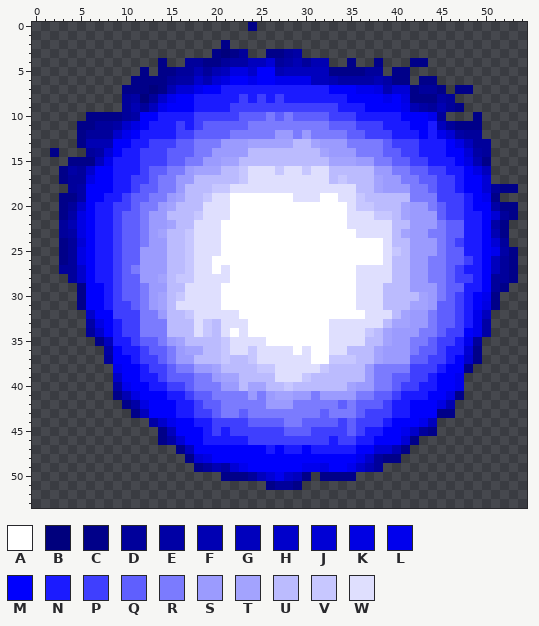
Pixel-art sprite: sprites/bfs1a0.png. Above, as it was before the edit.
The file is 58x56 pixels. Colours within 5 levels of each other are drawn and written as one. The old version is drawn lined up with the new one, on the new canvas.
Palette (. is transparent): A #ffffff  B #00007d  C #000089  D #00009b  E #0000a5  F #0000b3  G #0000bd  H #0000cb  J #0000d5  K #0000e3  L #0000ed  M #0000fd  N #1b1bff  P #3f3ffe  Q #5f5ffe  R #7b7bfe  S #9b9bfe  T #a3a3fe  U #bbbbfe  V #c7c7ff  W #dfdffe
Pixels before (only the part around the change), first column x 0:
 0 ........................C..............................
 1 .......................................................
 2 .....................C.................................
 3 ....................CBCD..CCDE.........................
 4 ..............C..DDCCDEEGGJDEFDFF..C..C...CC...........
 5 ............C.CCDDFDFGKKHMMFGGGGGCCCCDD.CC.............
 6 ...........CCCCDEEHFJKMMLMMLLLLGGFEEEEFECC.CC..........
 7 ..........CCCBCFJJLMMNNNNNNNNNNNNMMMLLKFJJCDDC.CC......
 8 ..........DEBDHLMMNNNNNPNPNPNNNNNNNMMMMLMKCCCED........
 9 ..........DFDGLMMMNNNNPPPPPPPPPPPPNNNMMMMLFEDFDC.......
10 ......CCCCDEMMNNNNPPPPPQQQRQRQQQQPPPNNNNNMMMLD...C.....
11 .....CCDDEHKMNNNPNPQQQQQRRRRRRRRRQQQPPPNNNMMNGDCCC.....
12 .....CDDDHLMNNNNPPQQQQRRRRRSSRSRRRRQQPPPNNNMNLJEDD.....
13 .....CFFFMMNNPPPQQRRRSSSTTTTTUUTSSSRRRRQPPPNNNMKGDD....
14 ..C...DEJMNNPPPQQQRRSSSSUUUUUUUUTSSSRRRQQPPNNNMMJED....
15 ....CCCGLNNNPPPQQRRSSTTUUUUUUUUUUTTTSSRRQQPPNNNMKFC....
16 ...CEDHMMNNNPQQRRSTTTUUVWWWVWWVWWUUUUUSSRRQQPPNNMKG....
17 ...CDDKMMNNPPQRRSSUUUUUVWWWWWWWWWUVUUUTSSRRQQPPNMMJ....
18 ....DEMMMNNPQQRRSUUUVVWWWWWWWWWWWWWWUUTSSSRRQPPNMMJDCC.
19 ...CCEMMNNPQQRRSTUUVWWAAAAAAAWWWAAWWVUUUUURRRPPPNMLC...
20 ...CDHMNNPPQRRSTUUUWWWAAAAAAAAAAAAAWVVUUUTSSRQPPNMMECC.
21 ...CEKMNNPQQRSSUUUVWWWAAAAAAAAAAAAAWWWVVUTSSSQPPNNMJDC.
22 ...DFKMNNPQQRSSTUUWWWAAAAAAAAAAAAAAWWWWWUUSSSRQQNNMEC..
23 ...DEKMNNPQQRSTUUVWWWAAAAAAAAAAAAAAAWWWWUTSSRRQQNNMFC..
24 ...CDJMNNPQQRSSUUVWWWAAAAAAAAAAAAAAAAAAWUUSSSRQPNNMJD..
25 ...CDKMNNPQQSSSUUVWWWAAAAAAAAAAAAAAAAAAWVUSSSRQQNNMLEC.
26 ...CDKMNNPQQSSSUUVWWAAAAAAAAAAAAAAAAAAAWUUSSRRQQPNMGDC.
27 ...DDHMNNPQRSSSUUVWWAWAAAAAAAAAAAAAAWWWWUUSSRRQPNNMGDC.
28 ....DHMNNPQQSSTUVVWWWWAAAAAAAAAAAAAAWWWWUUSSRRQPPNMDDC.
29 .....CMMNPQQRSSUUWWWWAAAAAAAAAAAAAAAWWWUUUSSSRQQNNMDC..
30 .....CMMNPQQRSTUVWWWWAAAAAAAAAAAAAAAWWWUUUUTSRQPNMLC...
31 .....CMMNPPQRSTUWWWWWAAAAAAAAAAAAAAAWWWUUUTTSQQPNMKC...
32 ......HMMPPPRRSUUVWWWWWAAAAAAAAAAAAAAWWWUTSSRQQPNLG....
33 ......EKMNPPRRRUUUWVUWWWAAAAAAAAAWWWWWWUTTSSRQQPNLE....
34 ......DHMNPPRRRUUUWVUWAWAAAAAAAAAWWWWVUTSSSRRQPPMLE....
35 .......CGNNPQQRSTUUUUVWWWWAAAAAAAWWWWUUTSSRRQPPNLD.....
36 ........EMNNPQQRSTTUUVWWVWWWWAWAAWWUUUTSSSRQQPNNJC.....
37 ........DMMNPPQRSSUUUVUUVWWWWWWAAVVVUUTSSSQQPPNMHC.....
38 .........LMMNPPQRRSSTUUUUVVWWWWWVUUUUSRRRRPPPNMMC......
39 .........HMMNNPQQQRRSTTUUUUWWWVUUUUUUSRRQQPPNMML.......
40 .........ELMMNNPPQRRRSSUTTUUVUUUUUUTSSRRQPPNNMML.......
41 .........CFKMMMNNPQQRRRRSRSTTSSRSSSSRRQQPNNNMMKC.......
42 ..........CEKMMMNNPQQRRRRRSSSRRRRRQRQQQPNNMMMKF........
43 ...........CGMMMNNPPQRRQRRRRRRRRQRRRQPPPNNMMMCC........
44 .............EHLMMNNPPPPQQQQRRQQQQPQPPPNMMMLG..........
45 ..............CGMMMNPNPPPPPPQQQPPPPQPNNMMLHDC..........
46 ..............CEJMMNNNNNPPPPPPPPPNPPNNMMMJC............
47 ................CGMMMMMMMMNMNNMNNNNNMMJJFC.............
48 .................CJKMMMMMMMMMMMMMMMMLHDCC..............
49 ..................CDFEJLMMMMMMLLKMMLHFD................
50 .....................CCCDGJLHGC.CCCC...................
51 ..........................CDDC.........................
52 .......................................................
53 .......................................................
The same view after the edit:
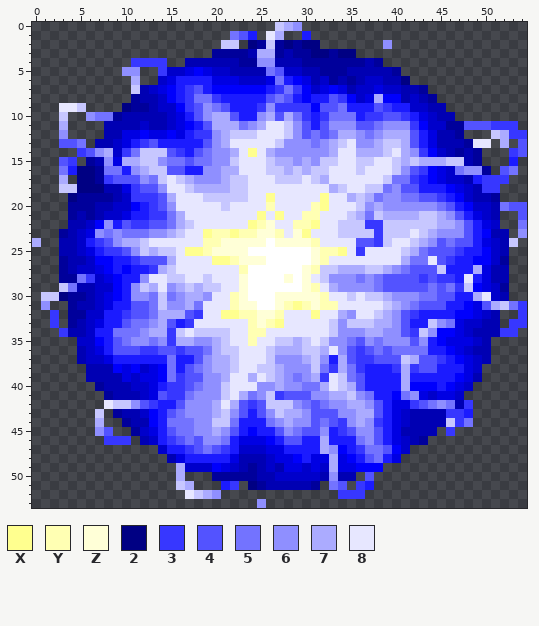
Colours new in this view: X #ffff8f  Y #ffffb3  Z #ffffd7  2 #000083  3 #3737ff  4 #5353ff  5 #7373ff  6 #8f8fff  7 #ababff  8 #e7e7ff
The exact change:
canvas 58x56 -> 55x54, the old top-left corner now at -1,-2 (the part of the old canvas that was cut away was empty and is not shown)
Changed rows in their new state; - is an unchanged pixel.
first column x 0:
 0 ------------------------.--V76-------------------------
 1 ----------------------54N-87--N------------------------
 2 ---------------------VV-2DVD2D22-------6---------------
 3 --------------------DDD-F77DFDD22D22-------------------
 4 -----------3333--FFFFFFDD66FF--DDDDDDFD---..-----------
 5 ----------66.-3HHKMKHHFFFF54HHFFDDDFFFFFD.-------------
 6 -----------7..HKNNNNK-KHHHK5NMKFHDFDFHHFF2-..----------
 7 ----------.VFHKMN34N-MMMMM-353MHK-KFHH-HHFF-..-..------
 8 ----------.DFF-MN3553--N-N454-M--43-HK7M-FHFD..--------
 9 ---88V----2D-FHH-34654NNN363333M445--N43NNHHF-..-------
10 ---V--655DFFFFFHK-46774NN674753N3555-33443NKHFF--.-----
11 ---7-...FFFFHFFHKMN477756788V64N46664456663-HH-D444333-
12 ---6-...FFKKMKKMKN3367VVV888V64545776567774NKFFD..-V733
13 ---445.--HK-34NNNNN46788888V666567V8667VV74-KFFFD88-7-4
14 --.--3467H35VVV43N456678X87666666788777V8763MHFDFD.--34
15 ---43.DF6K77VV65545566V888V77676VV88VV88V7V777VVFD.--N-
16 ---5N22D55-67VV44NN6677888V-7V7VV888V888V643MKH566D-45-
17 ---7.22D344465V8V76667V-888VVV8V7888888V553NMKHHFN333--
18 ---VV222FFK344688V7777VV8888888887V88VV5644NNNMKHF33..-
19 ---.2DDDDFH33347888-VVVV88X88888X887-756655443NMHFFD---
20 ---.-DDFFHHMN34688888V8888Y8888YX888-6766666654NMHHF544
21 ---.DFDFHHKNN335788888888X8X88YY888V75-7777VV764-KHF..4
22 ---.-FHM6N4334457V888888XYZ88YYX88VVV33VVVVVV7764-KH.-5
23 ----FHK656555667V88XYYXYYZZY8ZX888VVVV3VVV8V76664---F-6
24 7--FFHN34677V888888YYZZZZZ-ZZZZY8888443V88V764544-KHFV-
25 ---FFHK-3346V7VV8XXYZZZZ-------ZYYX838888V754443---HF.-
26 ---DFFHMMNN344478888XXYZZZ-----ZY88888888755843NNM-H-.-
27 ----F-HKMNMNN37V8888888Y------ZYVV777VV765444VNN-7KFF.-
28 ---D-53HKMNN688V-88V888Z----Z-Z8V66656544443433N8-KFF.-
29 ---V5FFHHMN6V7867V7VV88Z------ZY8766665444445453VMKHD--
30 -VV2DDFHKMN665V5677688YZ---ZZZZZY88V8VV76665544N-78HF--
31 -6--DFFHKNN445V6675888YZZ--ZYXYZYY88888V765444NNMK47V53
32 --3-DD-HNN34457774388XXYYZZY888X887688V7643NNNNMMKHF--3
33 --3-DFH-N-455674N3888888YZYX88888V6VVV7764NNV65KHHFF-33
34 ---3FFHNN5556773V8V-VV88YY8888888V666776643V6MMKHFFF33-
35 -----HHMN456656377667-88Y88VV7V8V66546566646NMKKKHF----
36 -----FHKN444334434457-V888V777VV786434545555NNMKHFF----
37 -----FHHKNN-NNN5NN4677V888V6667V6N7433444V7443--KHF----
38 ------FFFMK-HKM5N45677V88--7666V53753NNN37344-NNKH-----
39 ------FFFFKHKKM53446678878V7656738V54NNNN7NN-NNMKF-----
40 -------DFFFHHK-334566V888667665578V74NNNN7MMMN-KH------
41 --------DF-FHK4335666V8756V34446677V65NNM56KHK-H-------
42 --------8VV643NN4666787434VVV6545667764NKK34565F3------
43 -------V-DFFH-N456667V64N46V77644466774NKHFFFF33N------
44 -------7--DFFMN55566VV5NNN5676645436763-KHFFFFV35------
45 -------64--DHKN45566764NMNN465446N34664NKFFFF-3--------
46 --------333-FHN3454665-KKKMN44NN7-NN564NKHFD-----------
47 --------------HNN34543NHHHKK--N-76M-3554MH-------------
48 ---------------FKNNNNNKFFFHKK-NKK7K-N45NK--------------
49 ----------------7HHHMKHFDFHFKKHKH7KKMMM----------------
50 ----------------7---DDDD-FFH-HHHF6FF-4-----------------
51 ----------------V7---N3-2DFFFFFD-54-3N-----------------
52 -----------------8V76-------------333------------------
53 -------------------------6-----------------------------
Boxes around the changes in both pictures, in picture pixels (x1, y1, x2, y2):
changed: (32, 22, 527, 508)
